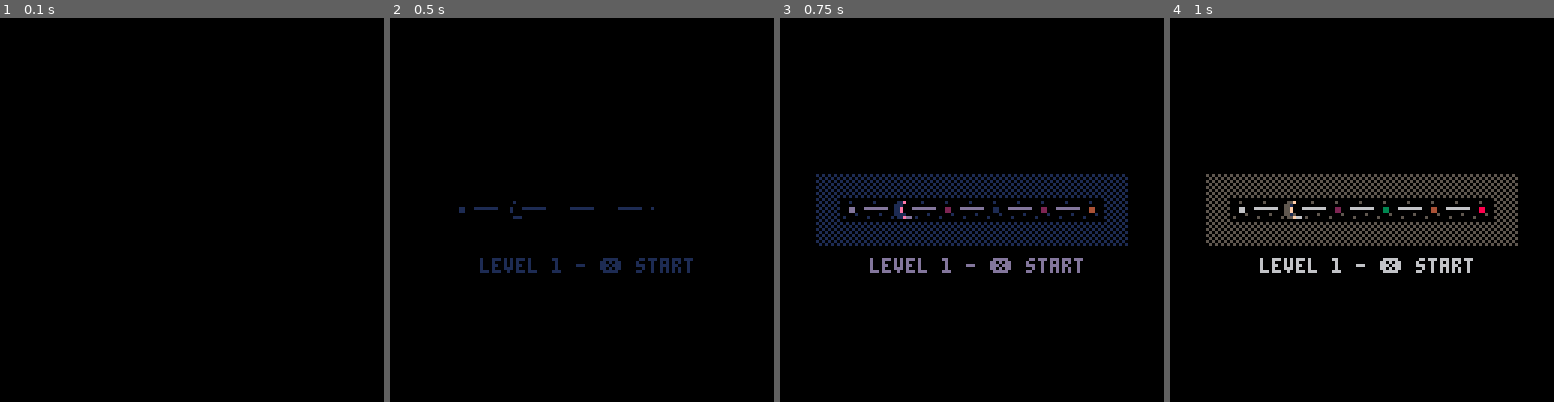
Above: before the commit, frames 1-4 (left to right).
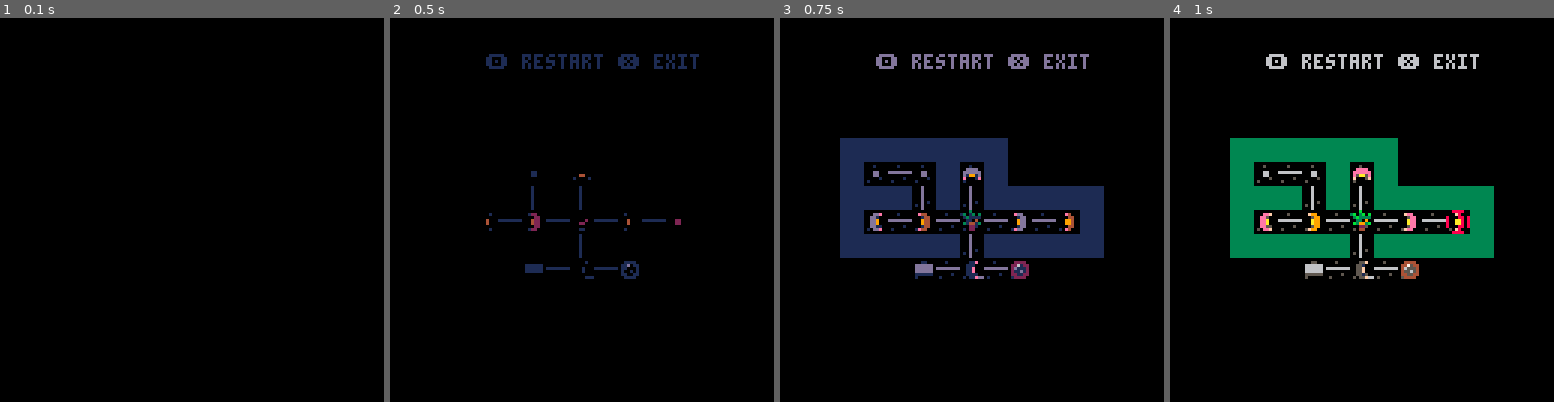
Above: after the commit, the same moments.

Repository: wesen/carts
Game: PICO-8 cartridge pico-go.p8
Two runs of this game, one before a commit and one after it. Both use one fixed random seed, a clock stepped at 60 frames per second and the inputs below.
Inputs:
- Up to frame 1 (0.1 s): no input
- Up to frame 2 (0.5 s): tap X (X key) at 0.33 s
- Up to frame 3 (0.75 s): tap O (Z key) at 0.7 s
- Up to frame 4 (1 s): no input

Frame 1 is identical in both runs. In frame 2, 2.8% of the frame differs, in the area x 17-81%, y 9-68%; in frame 3, 16%; in frame 4, 19%, in the area x 9-91%, y 9-68%.

Commit message:
Add rock drawing

Diff:
--- a/pico-go.p8
+++ b/pico-go.p8
@@ -289,9 +289,9 @@
 
 -- debug flags
 dbg_skip_start=true
-dbg_skip_metalevel=false
+dbg_skip_metalevel=true
 dbg_auto_win=false
-dbg_start_level=1
+dbg_start_level=4
 dbg_draw=false
 
 -- constants
@@ -360,6 +360,7 @@
  self.is_plant=false
  self.is_briefcase=false
  self.is_victim=false
+ self.is_rock=false
 
  if (band(f,4)==4) self.is_start=true
  if (band(f,2)==2) self.is_goal=true
@@ -368,6 +369,7 @@
  if (m==plant_spr) self.is_plant=true
  if (m==briefcase_spr) self.is_briefcase=true
  if (m==victim_spr) self.is_victim=true
+ if (m==rock_spr) self.is_rock=true
 end)
 
 function class_node:str()
@@ -384,6 +386,7 @@
  local sprs={16,17,18,19}
  if (self.is_plant) sprs={plant_spr}
  if (self.is_briefcase) sprs={briefcase_spr}
+ if (self.is_rock) sprs={rock_spr}
  if (self.is_goal) sprs[4]=20
 
  self.initialized=true
@@ -952,6 +955,9 @@
 x return to metalevel from level
 x fix broken metalevel animation
 - enemy distractions
+  x draw rock
+  - make rock selection menu
+  - handle rock throw
   - compute path to noise
 - add hide in plant sfx
 - add crossing sfx
@@ -1174,15 +1180,13 @@
 ::again::
   self:load_level(level)
   while not (self:is_win() or self:is_lose()) do
-   printh("player turn")
+   printh("player turn "..tostr(level.turns))
    self.turn=turn_player
    player.has_finished_turn=false
 
    arrows:show()
-   printh("wait for player "..tostr(level.turns))
    wait_for_cr(player:do_turn())
    level.turns+=1
-   printh("player finished turn")
 
    if player.node.is_plant then
     make_explosion(v2(player.node.x*8,player.node.y*8),10)
